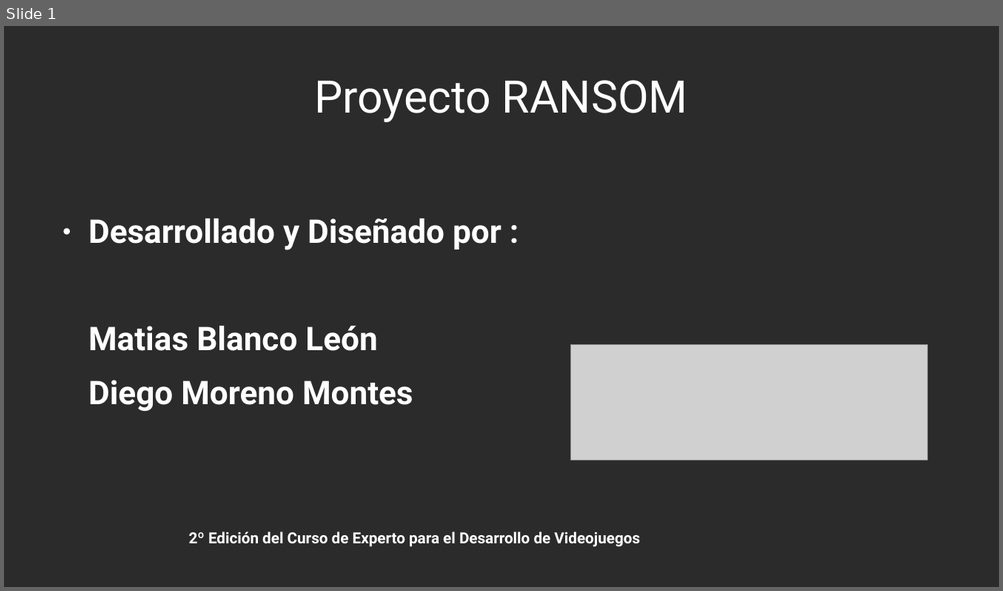
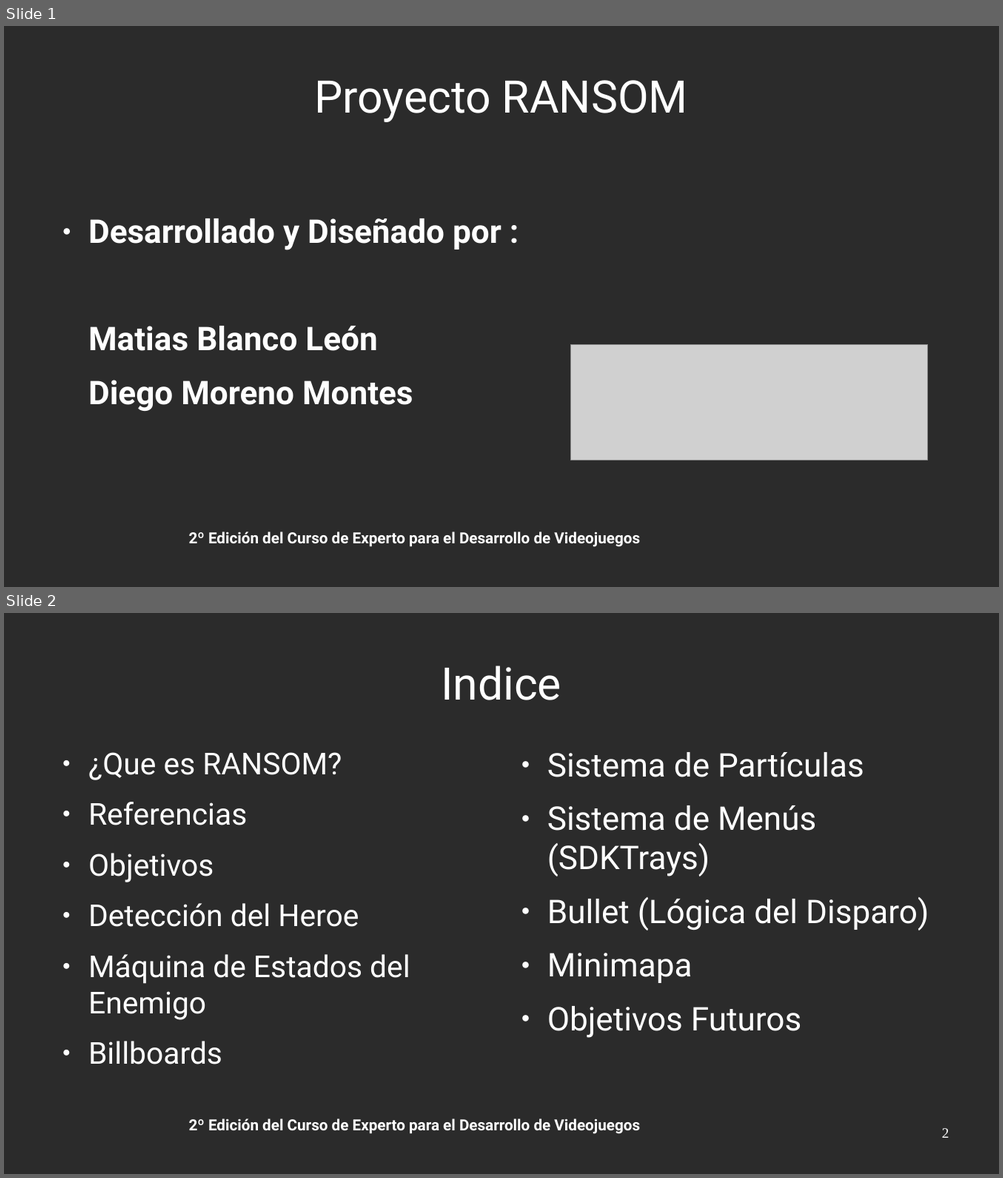
Before and after one commit to bievis/cedv-grupo4, a slide deck: ransom/doc/Presentacion/Presentacion.odp. Shown one above the other, each under a label of ours: slide 1 before the commit, slides 1 and 2 after it. The pictures are 1003x591 and 1003x1178 pixels, drawn with LibreOffice and Linux fonts; fonts in the diff are those of the drawing; grey boxes stand for pictures; background and template pictures are left out; a plain dark background stands for a picture behind light text. Boxes give left, top, right and bottom in pixels: in the first picture for what was removed or moved away, otherwise in the second. Text is boxed around its words. In the diff, an @@ line names an element or a change of style, - is before the commit and + after.

Commit message:
Añado indice y numeración de las paginas.

```diff
--- a/ransom/doc/Presentacion/Presentacion.odp
+++ b/ransom/doc/Presentacion/Presentacion.odp
@@ slide 2 added at [4,613,999,1174], background picture (left out) @@
@@ title added at [441,666,561,700], 44 pt, text #FFFFFF @@
+Indice
@@ text added at [88,752,410,1064], 29.6 pt, text #FFFFFF @@
+● ¿Que es RANSOM?
+● Referencias
+● Objetivos
+● Detección del Heroe
+● Máquina de Estados del Enemigo
+● Billboards
@@ text added at [547,752,928,1038], 32 pt, text #FFFFFF @@
+● Sistema de Partículas
+● Sistema de Menús (SDKTrays)
+● Bullet (Lógica del Disparo)
+● Minimapa
+● Objetivos Futuros
@@ text added at [189,1118,640,1134], 15 pt, text #FFFFFF, bold @@
+2º Edición del Curso de Experto para el Desarrollo de Videojuegos
@@ page number added at [942,1128,949,1138], 14 pt, text #FFFFFF @@
+2
```
Also in this commit, not shown: 11 slides changed, 1 slide removed.
